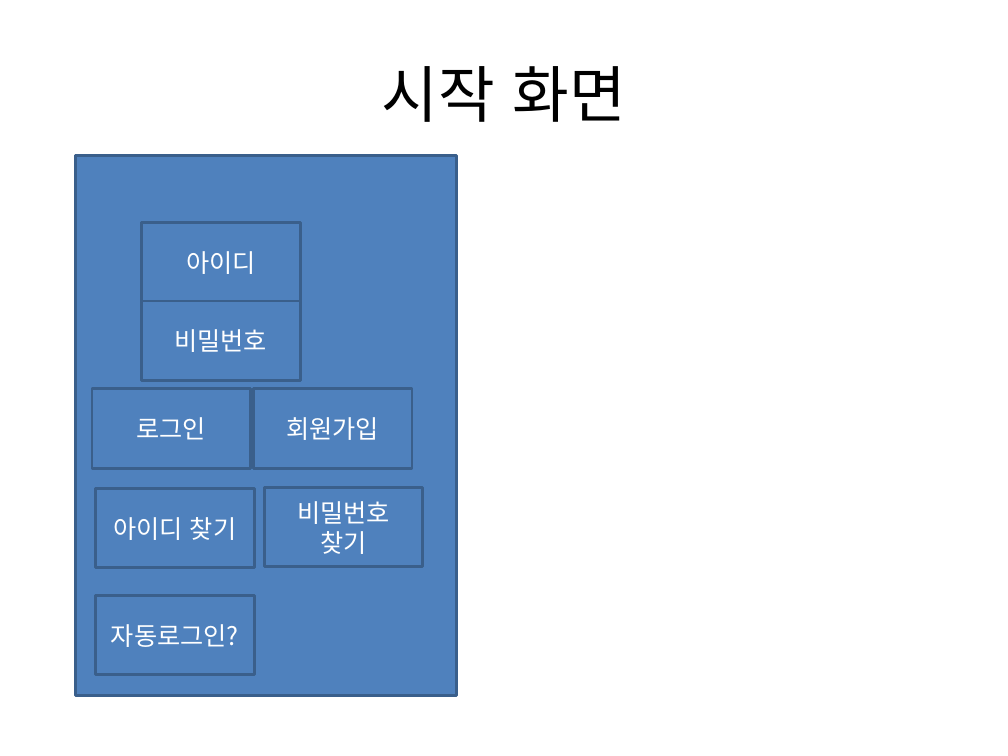
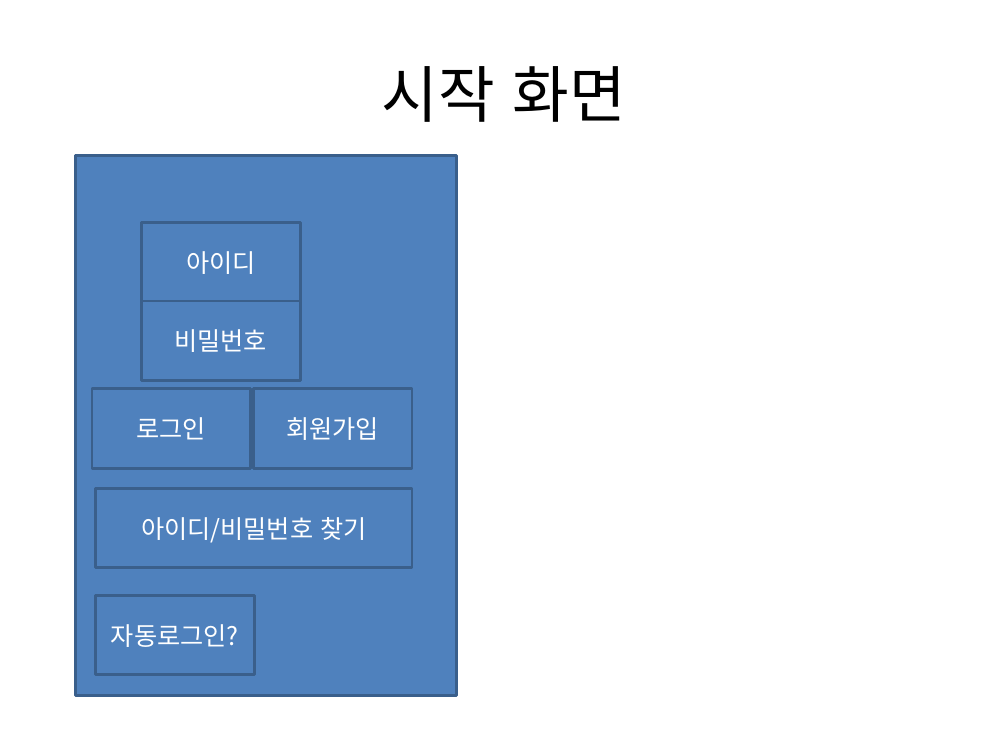
Before and after one commit to sunho7376/Tservice, a slide deck: slide 4 of 애플리케이션design.pptx (slide 3 before the commit). Drawn at 1008x756 pixels with LibreOffice and Linux fonts; fonts in the diff are those of the drawing. Boxes give left, top, right and bottom in pixels: in the first picture for what was removed or moved away, otherwise in the second. Text is boxed around its words. In the diff, an @@ line names an element or a change of style, - is before the commit and + after.

```diff
--- a/애플리케이션design.pptx
+++ b/애플리케이션design.pptx
@@ rectangle "아이디/비밀번호 찾기": place and size @@
-rectangle "아이디/비밀번호 찾기" at bbox=[96, 489, 254, 569]
+rectangle "아이디/비밀번호 찾기" at bbox=[96, 489, 412, 569]
@@ rectangle removed at bbox=[264, 488, 422, 568] @@
-비밀번호
-찾기
@@ text in rectangle at bbox=[141, 517, 366, 543]: text changed @@
-아이디 찾기
+아이디/비밀번호 찾기
```
Also in this commit, not shown: 9 other slides changed, 4 slides added.
